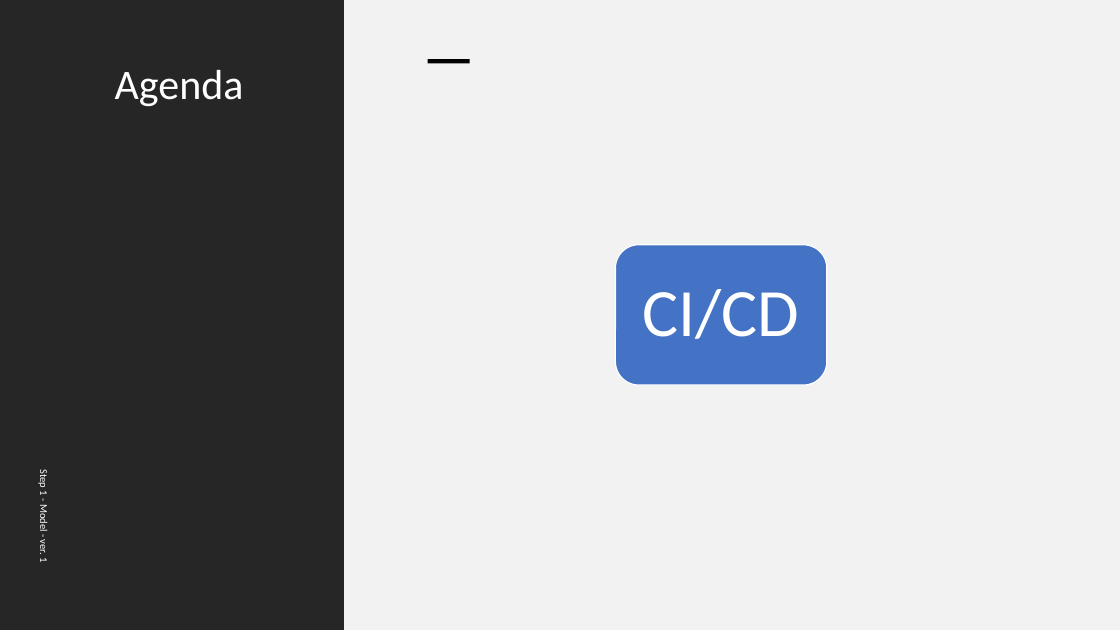
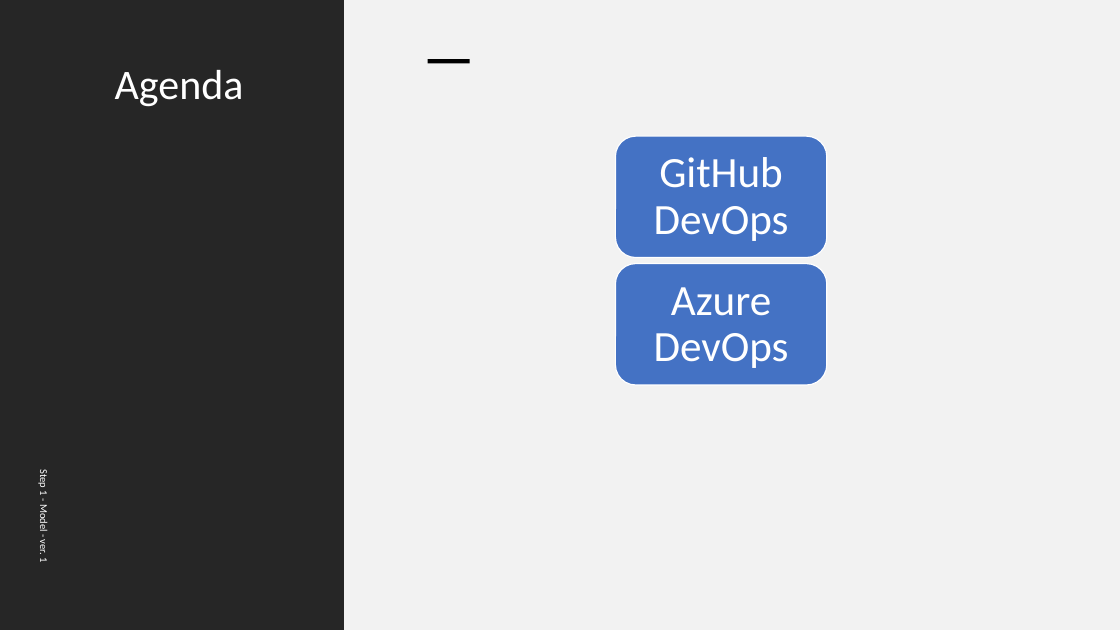
Before and after one commit to ext4dmin/DevOps-Mentorship, a slide deck: slide 2 of Step03-Deployment_Automatization_presentation.pptx. Drawn at 1120x630 pixels with LibreOffice and Linux fonts; fonts in the diff are those of the drawing. Boxes give left, top, right and bottom in pixels: in the first picture for what was removed or moved away, otherwise in the second. Text is boxed around its words. In the diff, an @@ line names an element or a change of style, - is before the commit and + after.

```diff
--- a/Step03-Deployment_Automatization_presentation.pptx
+++ b/Step03-Deployment_Automatization_presentation.pptx
@@ rounded rectangle added at (616, 136, 828, 257), fill #4472C4, outline #FFFFFF 1 pt @@
@@ text added at (654, 157, 789, 241), 37 pt, text #FFFFFF @@
+GitHub DevOps
@@ rounded rectangle: place and size @@
-rounded rectangle at (616, 245, 828, 385)
+rounded rectangle at (616, 264, 828, 385)
@@ text removed at (643, 289, 800, 339) @@
-CI/CD
@@ text added at (654, 287, 789, 368), 37 pt, text #FFFFFF @@
+Azure DevOps
```
Also in this commit, not shown: 1 other slide changed, 2 other files.
